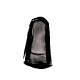
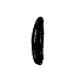
Layered file, before and after one edit (80x80). Changes by layer:
added layer "Layer #2" above "Layer #1" over (30, 16, 45, 66)
hid "Layer" over (23, 16, 53, 69)
